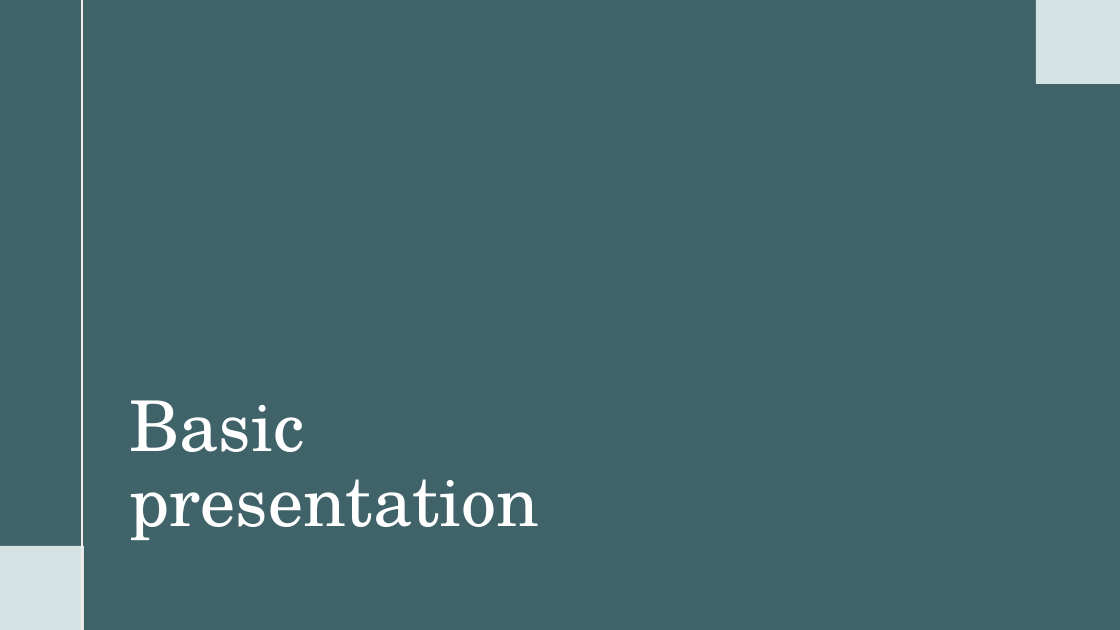
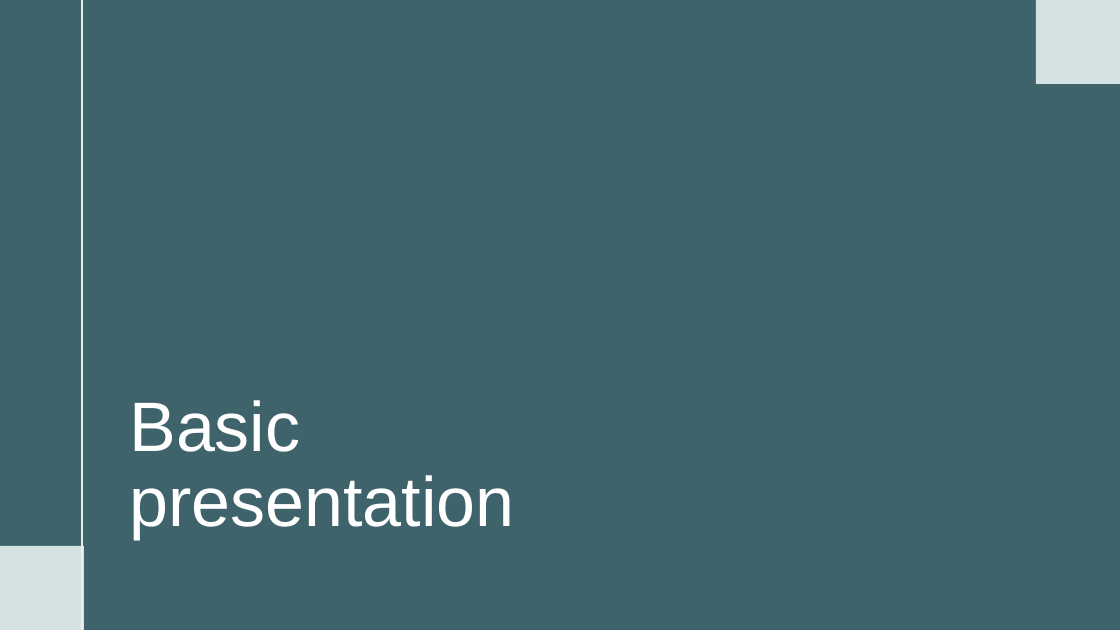
Before and after one commit to sub0101/muku, a slide deck: slide 1 of Presentation 3.pptx. Drawn at 1120x630 pixels with LibreOffice and Linux fonts; fonts in the diff are those of the drawing. Boxes give left, top, right and bottom in pixels: in the first picture for what was removed or moved away, otherwise in the second. Text is boxed around its words. In the diff, an @@ line names an element or a change of style, - is before the commit and + after.

```diff
--- a/Presentation 3.pptx
+++ b/Presentation 3.pptx
@@ background #40636A to #3F636A @@
@@ title "Basic presentation" at bbox=[129, 400, 514, 539]: font TeX Gyre Schola to Arial @@
```
Also in this commit, not shown: 10 other slides changed, 7 slides added, 4 slides removed.
